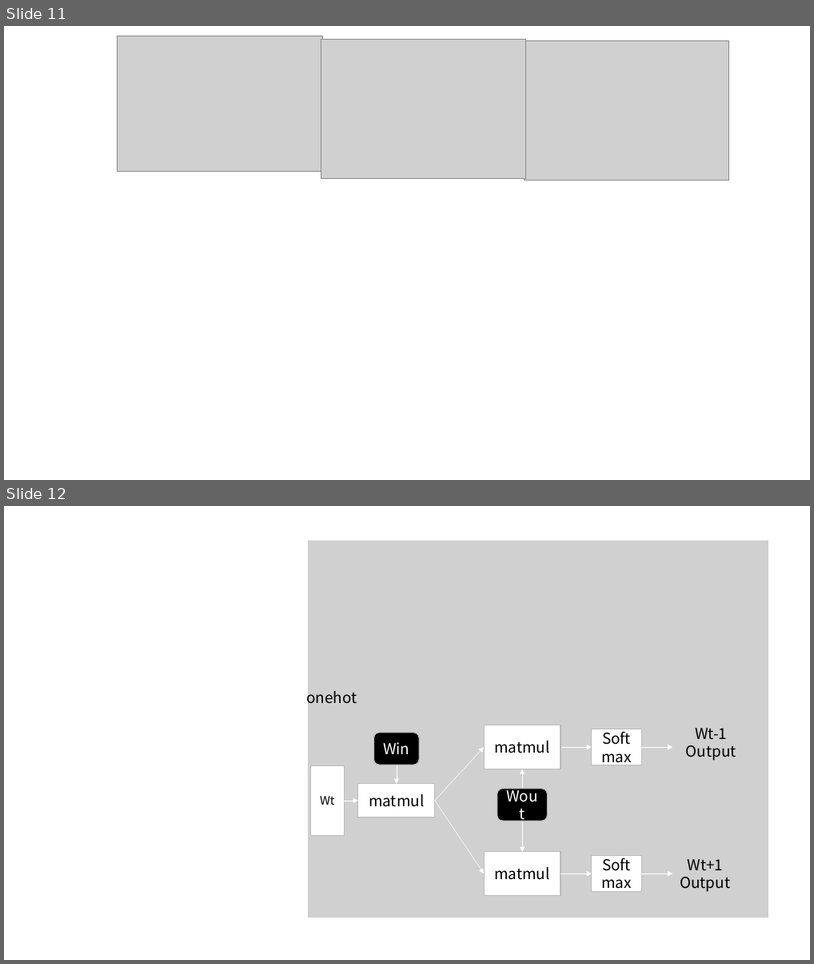
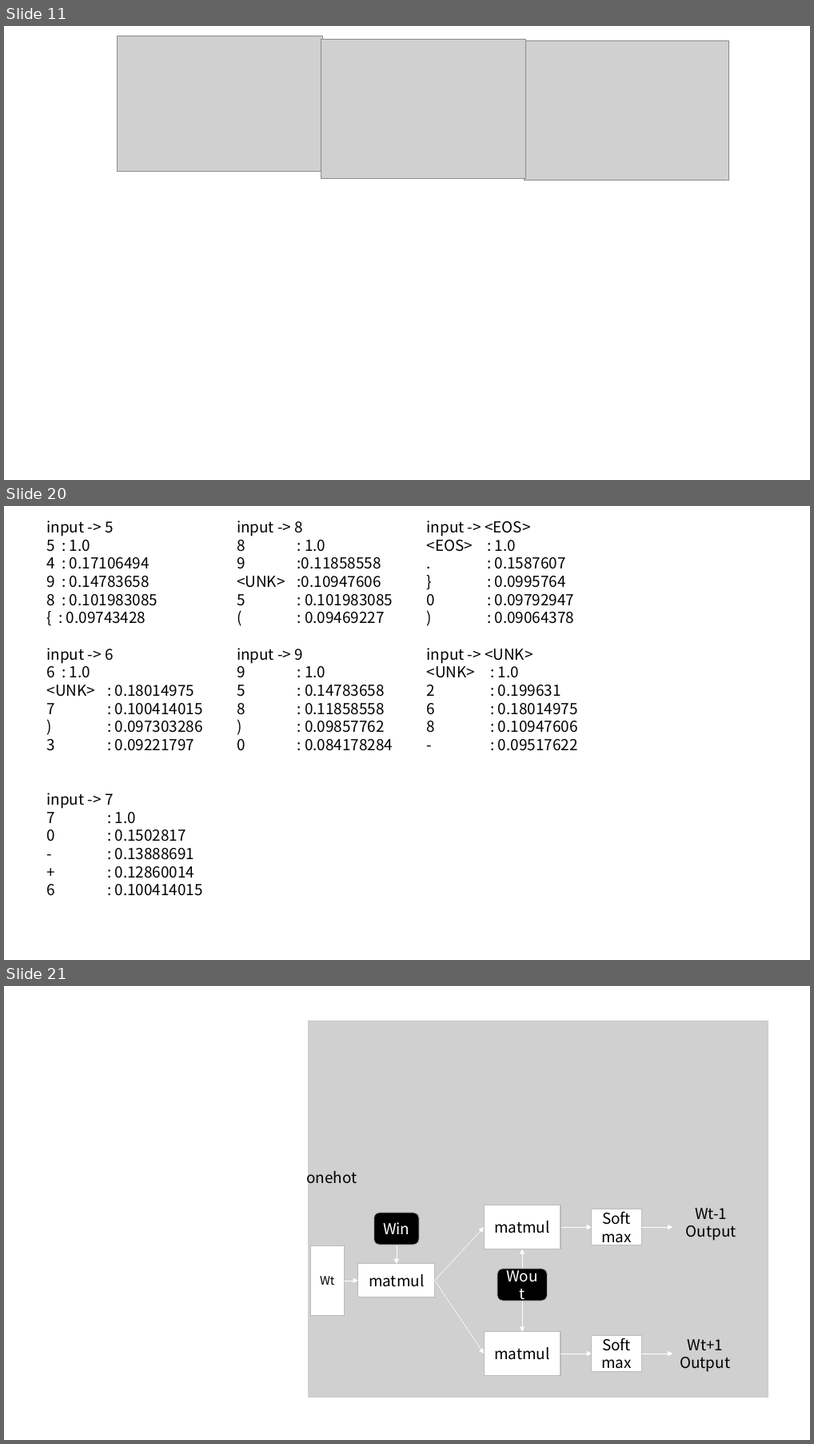
Before and after one commit to Poler382/thesis, a slide deck: pptx/図を作る用.pptx. Shown one above the other, each under a label of ours: slides 11 and 12 before the commit, slides 11, 20 and 21 after it; the slides between them are not shown. The pictures are 814x964 and 814x1444 pixels, drawn with LibreOffice and Linux fonts; fonts in the diff are those of the drawing; grey boxes stand for pictures. Boxes give left, top, right and bottom in pixels: in the first picture for what was removed or moved away, otherwise in the second. Text is boxed around its words. In the diff, an @@ line names an element or a change of style, - is before the commit and + after.

```diff
--- a/pptx/図を作る用.pptx
+++ b/pptx/図を作る用.pptx
@@ slide 20 added at [4,506,810,960], background #FFFFFF @@
@@ text added at [47,520,203,896], 18 pt, text #000000 @@
+input -> 5
+5 : 1.0
+4 : 0.17106494
+9 : 0.14783658
+8 : 0.101983085
+{ : 0.09743428
+input -> 6
+6 : 1.0
+<UNK> : 0.18014975
+7 : 0.100414015
+) : 0.097303286
+3 : 0.09221797
+input -> 7
+7 : 1.0
+0 : 0.1502817
+- : 0.13888691
++ : 0.12860014
+6 : 0.100414015
@@ text added at [237,520,393,751], 18 pt, text #000000 @@
+input -> 8
+8 : 1.0
+9 :0.11858558
+<UNK> :0.10947606
+5 : 0.101983085
+( : 0.09469227
+input -> 9
+9 : 1.0
+5 : 0.14783658
+8 : 0.11858558
+) : 0.09857762
+0 : 0.084178284
@@ text added at [427,520,578,751], 18 pt, text #000000 @@
+input -> <EOS>
+<EOS> : 1.0
+. : 0.1587607
+} : 0.0995764
+0 : 0.09792947
+) : 0.09064378
+input -> <UNK>
+<UNK> : 1.0
+2 : 0.199631
+6 : 0.18014975
+8 : 0.10947606
+- : 0.09517622
@@ what was slide 12 is now slide 21 @@
```
Also in this commit, not shown: 1 slide changed, 8 other slides added, 20 other files.
